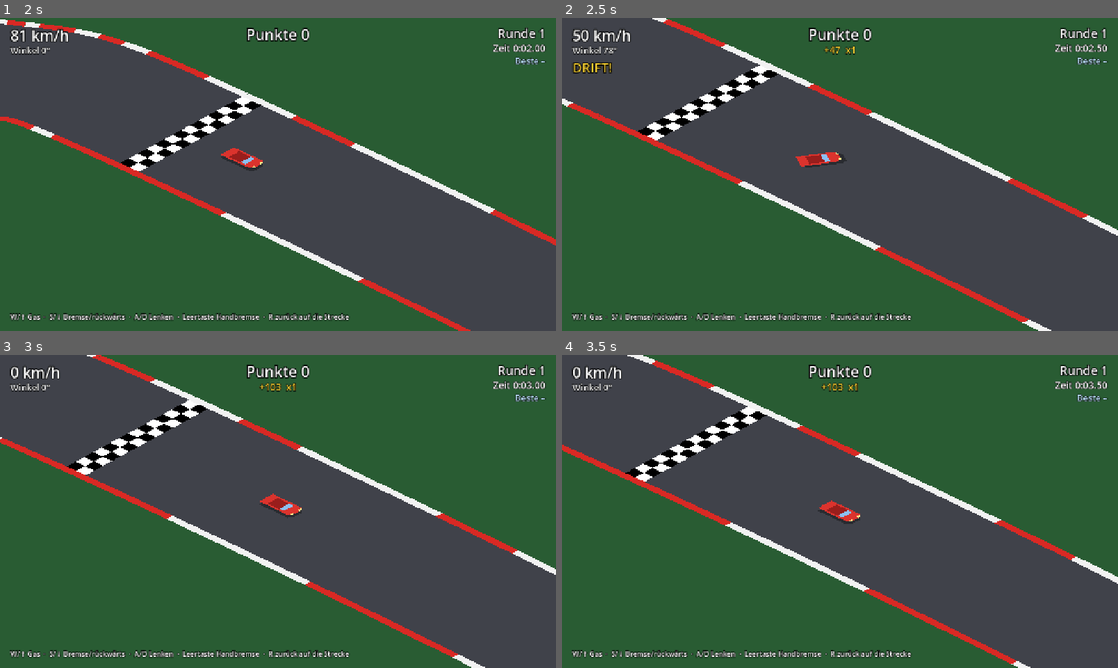
Above: before the commit, frames 1-4 (two rows, left to right).
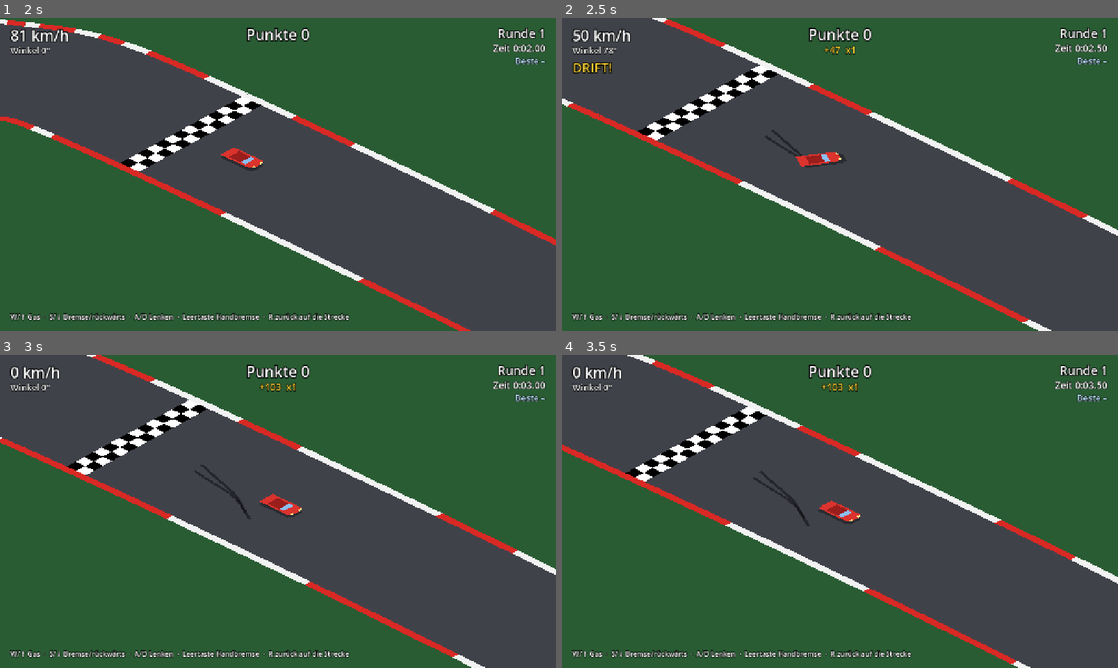
Above: after the commit, the same moments.

Repository: Mayo73/agenthub-backup
Game: Godot game, scene res://scenes/main.tscn
The game is run twice, just before and just after one commit, with the same random seed, the same clock (stepped at 60 frames per second) and the same inputs.
Inputs:
- Up to frame 1 (2 s): hold S (bremse) 0.53-1.28 s; hold Up from 0.53 s (still down); tap W (gas) at 1.35 s
- Up to frame 2 (2.5 s): release Up at 2.03 s; hold A (links) from 2.03 s (still down); hold Space (handbremse) from 2.03 s (still down)
- Up to frame 3 (3 s): keep holding A (links); release Space (handbremse) at 2.78 s; tap R (zuruecksetzen) at 2.85 s
- Up to frame 4 (3.5 s): keep holding A (links)

Frame 1 is identical in both runs. In frame 2, 0.1% of the frame differs, in the area x 36-44%, y 35-45%; in frame 3, 0.2%; in frame 4, 0.2%, in the area x 34-45%, y 36-55%.

Commit message:
T-0007: Reifenspuren im Spiel zeichnen
Erstellt vom lokalen Agent (Modell qwen3.5:35b-a3b, Versuch 1 von 3).

Diff:
--- a/scripts/main.gd
+++ b/scripts/main.gd
@@ -13,6 +13,7 @@
 
 var scorer := DriftScorer.new()
 var lap_timer: LapTimer
+var skid_marks: Node2D
 
 
 func _ready() -> void:
@@ -24,6 +25,11 @@
 	camera.reset_smoothing()
 	lap_timer = LapTimer.new(track.path.length)
 
+	skid_marks = preload("res://scripts/skid_marks.gd").new()
+	skid_marks.name = "SkidMarks"
+	world.add_child(skid_marks)
+	world.move_child(skid_marks, car.get_index())
+
 
 func _physics_process(delta: float) -> void:
 	camera.position = Iso.to_screen(car.physics.position + car.physics.velocity * LOOK_AHEAD)
@@ -34,3 +40,5 @@
 	lap_timer.update(delta, track.path.progress_at(pos))
 	hud.show_score(scorer)
 	hud.show_laps(lap_timer)
+
+	skid_marks.track_car(car.physics)
--- /dev/null
+++ b/scripts/skid_marks.gd
@@ -0,0 +1,26 @@
+extends Node2D
+const REAR_OFFSET := 22.0
+const HALF_TRACK := 11.0
+const LINE_WIDTH := 5.0
+const LINE_COLOR := Color(0.06, 0.06, 0.07, 0.55)
+
+var left := SkidTrail.new()
+var right := SkidTrail.new()
+
+
+func track_car(car: CarPhysics) -> void:
+	var back := car.position - car.forward() * REAR_OFFSET
+	var side := car.right() * HALF_TRACK
+	var marking := car.is_drifting()
+	left.update(back - side, marking)
+	right.update(back + side, marking)
+	queue_redraw()
+
+
+func _draw() -> void:
+	for trail in left.trails:
+		if trail.size() >= 2:
+			draw_polyline(trail, LINE_COLOR, LINE_WIDTH)
+	for trail in right.trails:
+		if trail.size() >= 2:
+			draw_polyline(trail, LINE_COLOR, LINE_WIDTH)
--- /dev/null
+++ b/tests/test_skid_marks.gd
@@ -0,0 +1,37 @@
+extends "res://tests/base_test.gd"
+
+
+func test_drift_zieht_spuren() -> void:
+	var marks: Node2D = preload("res://scripts/skid_marks.gd").new()
+	var car := CarPhysics.new()
+	car.velocity = Vector2(600, 0)
+	car.steer = 1.0
+	car.handbrake = true
+	for _i in range(30):
+		car.step(1.0 / 60.0)
+		marks.track_car(car)
+	check(marks.left.point_count() > 2, "links sind mehr als 2 Punkte")
+	check(marks.right.point_count() > 2, "rechts sind mehr als 2 Punkte")
+	marks.free()
+
+
+func test_geradeaus_keine_spuren() -> void:
+	var marks: Node2D = preload("res://scripts/skid_marks.gd").new()
+	var car := CarPhysics.new()
+	car.velocity = Vector2(600, 0)
+	car.throttle = 1.0
+	for _i in range(30):
+		car.step(1.0 / 60.0)
+		marks.track_car(car)
+	check(marks.left.point_count() == 0, "keine Spuren bei Geradeausfahrt")
+	marks.free()
+
+
+func test_spuren_liegen_unter_dem_auto() -> void:
+	var main: Node = load("res://scenes/main.tscn").instantiate()
+	(Engine.get_main_loop() as SceneTree).root.add_child(main)
+	var marks := main.get_node("World/SkidMarks")
+	check(marks != null, "World/SkidMarks existiert")
+	check(marks.get_index() < main.get_node("World/Car").get_index(), "Spuren werden vor dem Auto gezeichnet")
+	check(marks.get_index() > main.get_node("World/Track").get_index(), "Spuren liegen über der Strecke")
+	main.free()
Not shown, added: scripts/skid_marks.gd.uid
Not shown, added: tests/test_skid_marks.gd.uid
